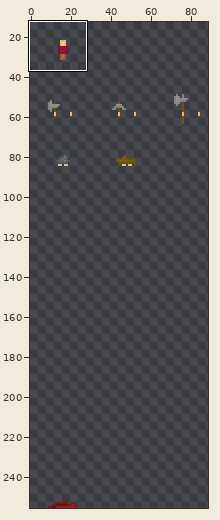
One commit to this sprite sheet: Peon/Resources/Textures/peon.png. The picture above shows the old version from afar; the outline marks the close-up.
Close-up. Earlier state:
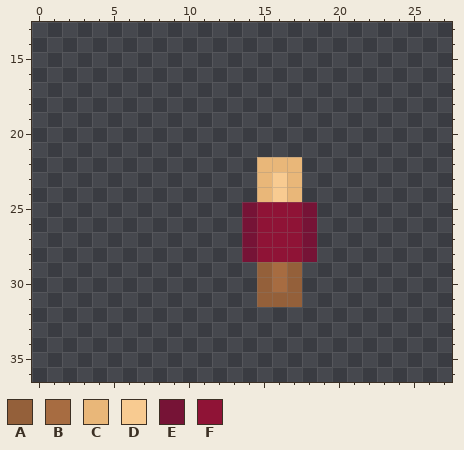
The file is 256x256 pixels. Shown: x 0..27, y 13..36. The wide view leaves out empty margins.
Palette (. is transparent): A #94603a  B #a76c41  C #e9b779  D #f8cb91  E #761336  F #8f1336
Pixels before, first column x 14:
22 .CCC.
23 .CDC.
24 .CDC.
25 EFFFE
26 EFFFE
27 EFFFE
28 EFFFE
29 .ABA.
30 .ABA.
31 .AAA.
And afterwards:
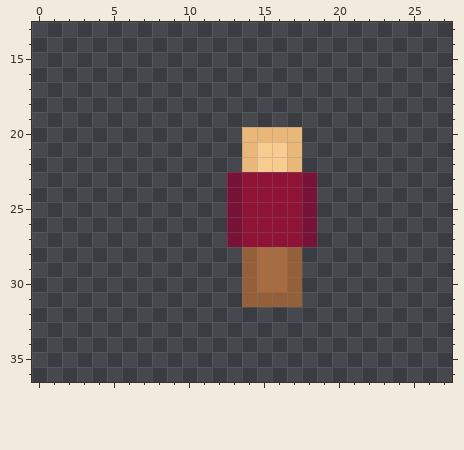
Changes in this commit:
Changed rows in their new state; - is an unchanged pixel.
first column x 13:
20 -CCCC-
21 -CDDC-
22 -CDD--
23 EFFFFE
24 EFFFFE
25 EF----
26 EF----
27 EF----
28 -ABBA.
29 -AB---
30 -AB---
31 -A----
Pixel boxes of the changes (left, top, right, bottom) in both close-ups:
changed: (227, 127, 317, 307)
